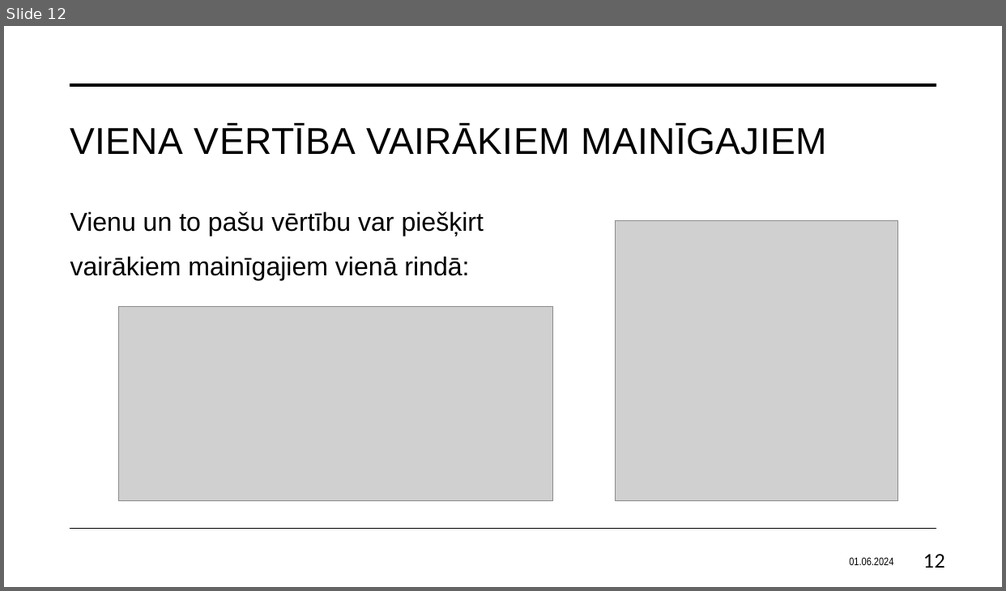
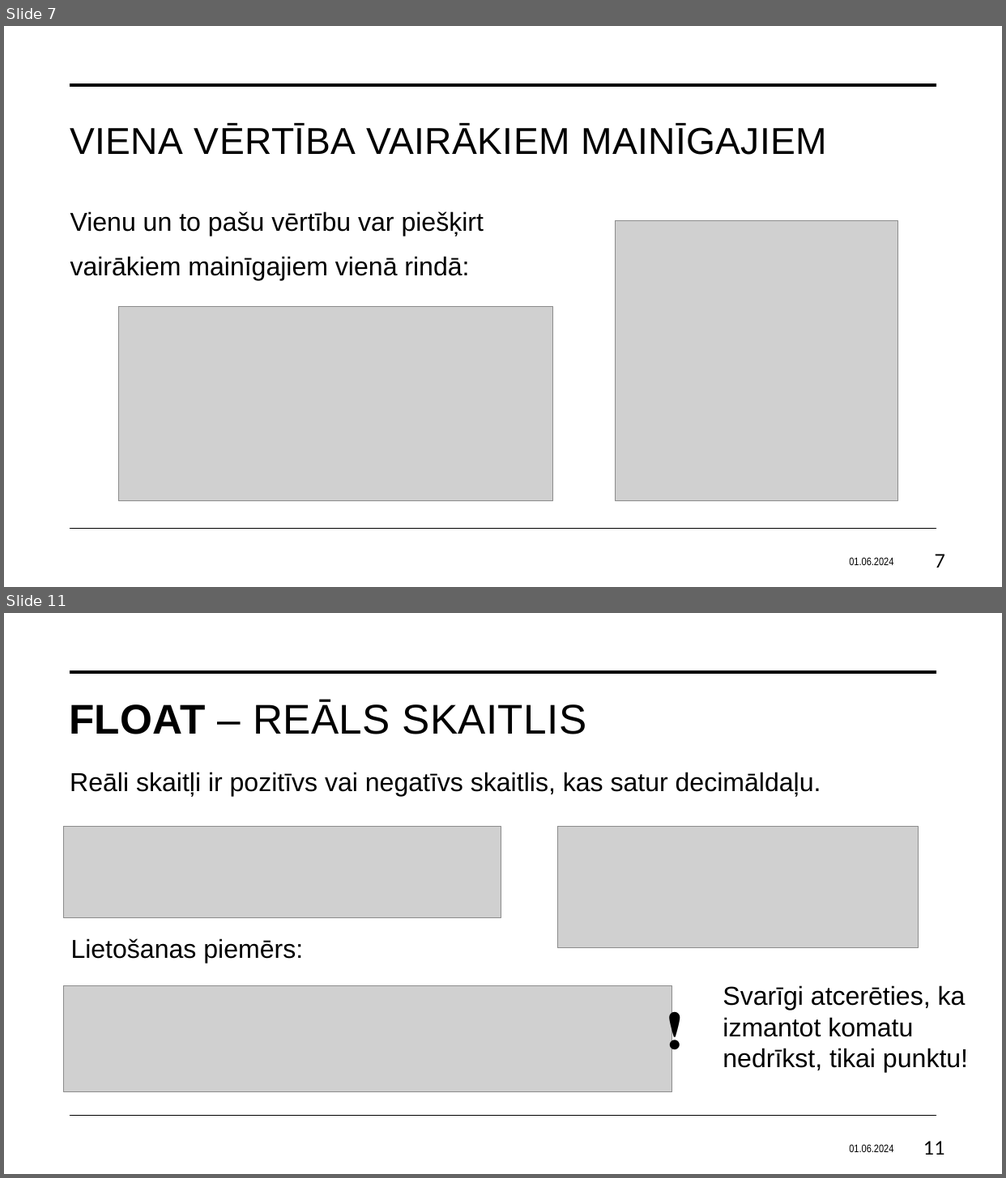
Before and after one commit to Gerda155/Fedotova_Eksamens, a slide deck: Fedotova_macibuMaterials.pptx. Shown one above the other, each under a label of ours: slide 12 before the commit, slides 7 and 11 after it; the slides between them are not shown. The pictures are 1006x591 and 1006x1178 pixels, drawn with LibreOffice and Linux fonts; fonts in the diff are those of the drawing; grey boxes stand for pictures. Boxes give left, top, right and bottom in pixels: in the first picture for what was removed or moved away, otherwise in the second. Text is boxed around its words. In the diff, an @@ line names an element or a change of style, - is before the commit and + after.

```diff
--- a/Fedotova_macibuMaterials.pptx
+++ b/Fedotova_macibuMaterials.pptx
@@ slide 11 added at (4, 613, 1002, 1174), background #FFFFFF; not listed: 2 template elements that a slide beside it also shows @@
@@ title added at (69, 700, 587, 735), 40 pt, text #000000 @@
+FLOAT – REĀLS SKAITLIS
@@ text added at (70, 772, 821, 796), 25 pt, text #000000 @@
+Reāli skaitļi ir pozitīvs vai negatīvs skaitlis, kas satur decimāldaļu.
@@ picture added at (64, 826, 501, 918) @@
@@ picture added at (557, 826, 918, 948) @@
@@ text added at (71, 939, 303, 964), 25 pt, text #000000 @@
+Lietošanas piemērs:
@@ picture added at (64, 986, 672, 1093) @@
@@ text added at (659, 998, 740, 1055), 40 pt, text #000000, bold @@
+❗
@@ text added at (722, 986, 968, 1073), 25 pt, text #000000 @@
+Svarīgi atcerēties, ka izmantot komatu
+nedrīkst, tikai punktu!
@@ text added at (849, 1144, 893, 1152), 10.5 pt, text #000000 @@
+01.06.2024
@@ page number added at (923, 1141, 945, 1155), 18 pt, text #000000 @@
+11
@@ what was slide 12 is now slide 7 @@
@@ page number at (935, 554, 945, 568): text changed @@
-12
+7
```
Also in this commit, not shown: 7 slides changed, 16 other slides added, 2 slides removed.
